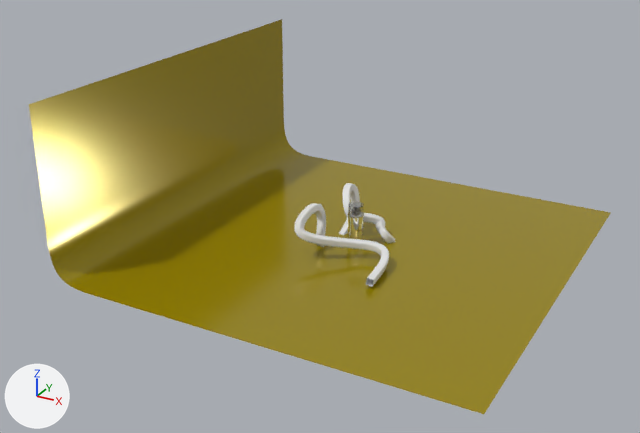
Before and after pictures for a commit that changed the Blender file perfume_CO2_4.blend.
Rendered twice from a camera (50 mm lens) standing at (9.49, -19.21, 10.21) and looking at (-0.64, -0.8, 1.0). The lights are fixed; the arrows at lower left show +X, +Y and +Z.

Objects in the first picture: 'BezierCurve', 'sinfin'.
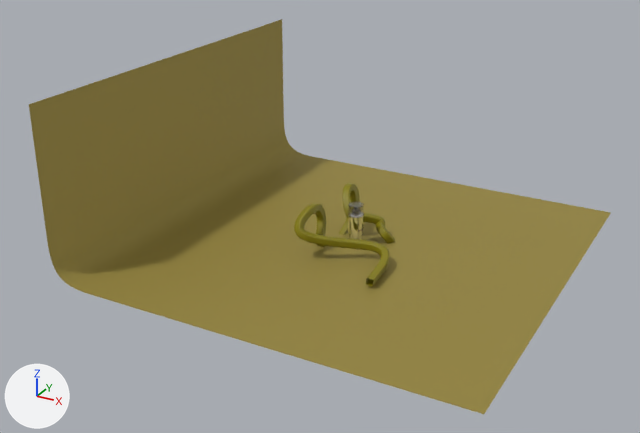
Scene script edits in JSON lines:
```json
{"op": "set", "path": "mat_material.base_color", "old": "(0.363, 0.274, 0.0)", "new": "(0.363, 0.287, 0.0672)", "note": "yellow #a28f00 -> yellow #a29249"}
{"op": "set", "path": "mat_material.roughness", "old": "0.161", "new": "0.586"}
{"op": "set", "path": "mat_material.specular_ior_level", "old": "0.573", "new": "0.282"}
{"op": "add", "block": "mat_material_009", "code": ["mat_material_009 = principled_material('Material.009')", "mat_material_009.base_color = (0.24, 0.209, 0.0)  # yellow #867e00"]}
{"op": "add", "block": "cu_beziercurve", "code": "cu_beziercurve.materials.append(mat_material_009)  # yellow #867e00"}
```

Where the change shows, as pixel boxes [x1, y1, x2, y2] in the pictures (640 x 433 px):
```json
{"object": "sinfin", "change": "recoloured, surface changed", "before": [29, 19, 609, 414], "after": [29, 19, 609, 414]}
```
